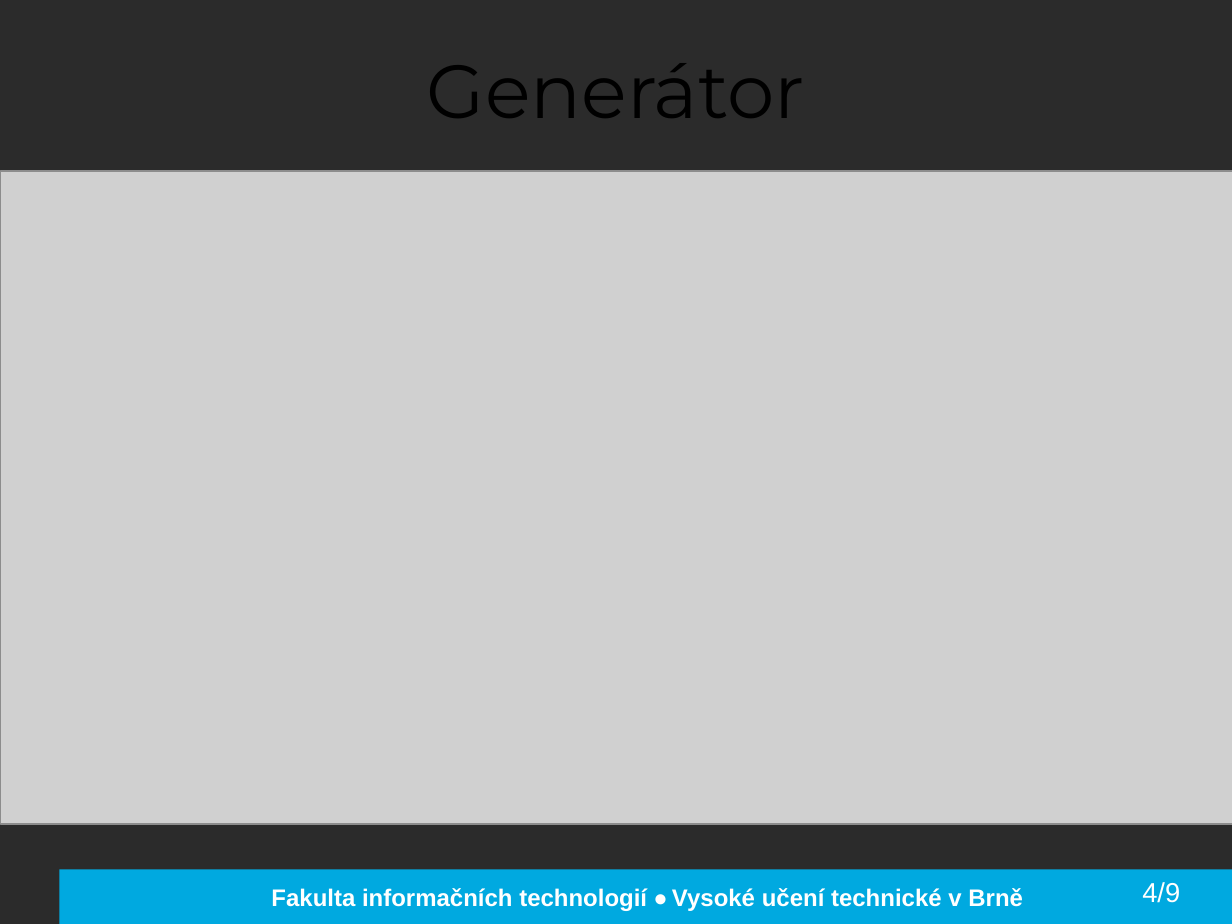
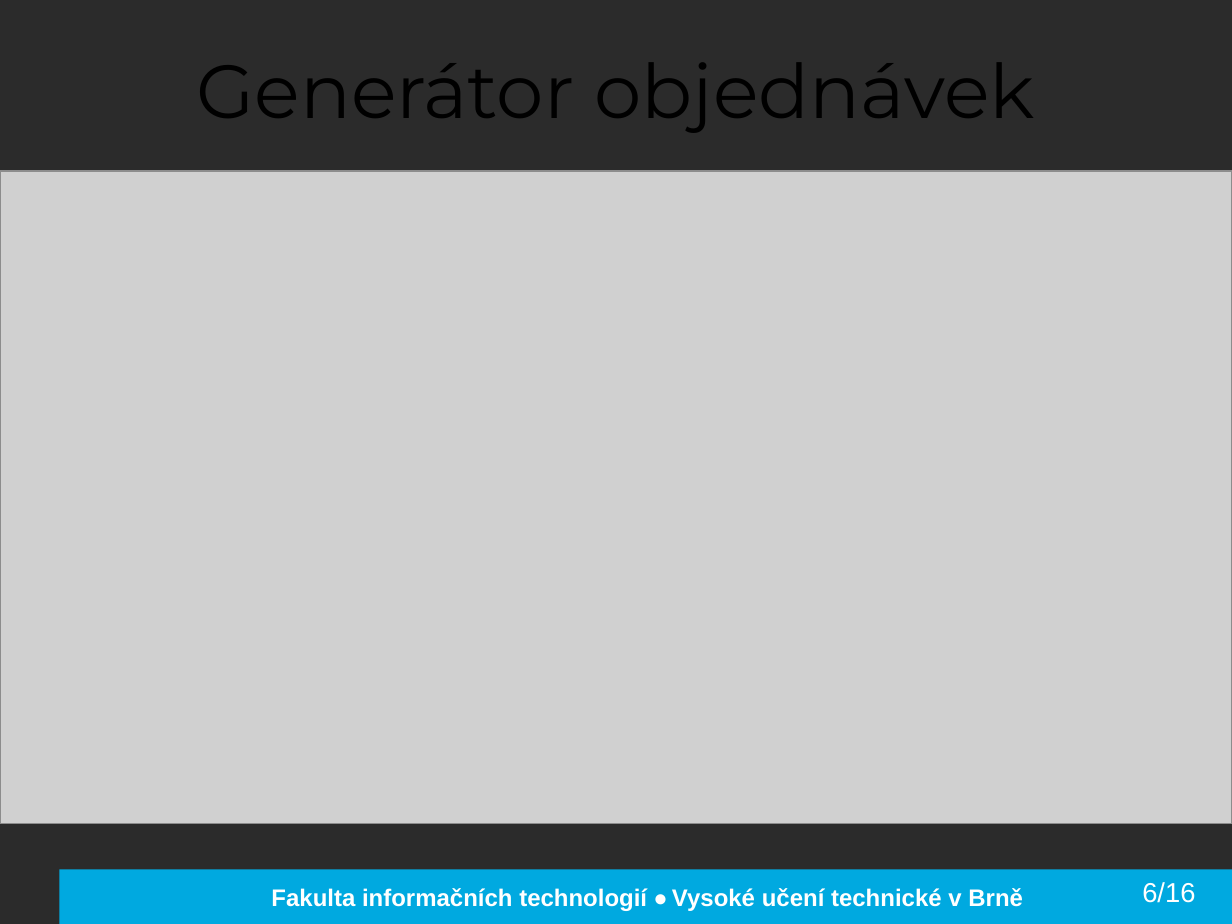
Before and after one commit to kocica/warehouse-manager, a slide deck: slide 7 of doc/xkocic01.pptx. Drawn at 1232x924 pixels with LibreOffice and Linux fonts; fonts in the diff are those of the drawing; grey boxes stand for pictures; background and template pictures are left out; a plain dark background stands for a picture behind light text. Boxes give left, top, right and bottom in pixels: in the first picture for what was removed or moved away, otherwise in the second. Text is boxed around its words. In the diff, an @@ line names an element or a change of style, - is before the commit and + after.

```diff
--- a/doc/xkocic01.pptx
+++ b/doc/xkocic01.pptx
@@ title at (197,63,1034,133): text changed @@
-Generátor
+Generátor objednávek
@@ text at (1142,882,1195,903): text changed @@
-4/9
+6/16
```
Also in this commit, not shown: 10 other slides changed, 6 slides added, 3 slides removed, 1 other file.
